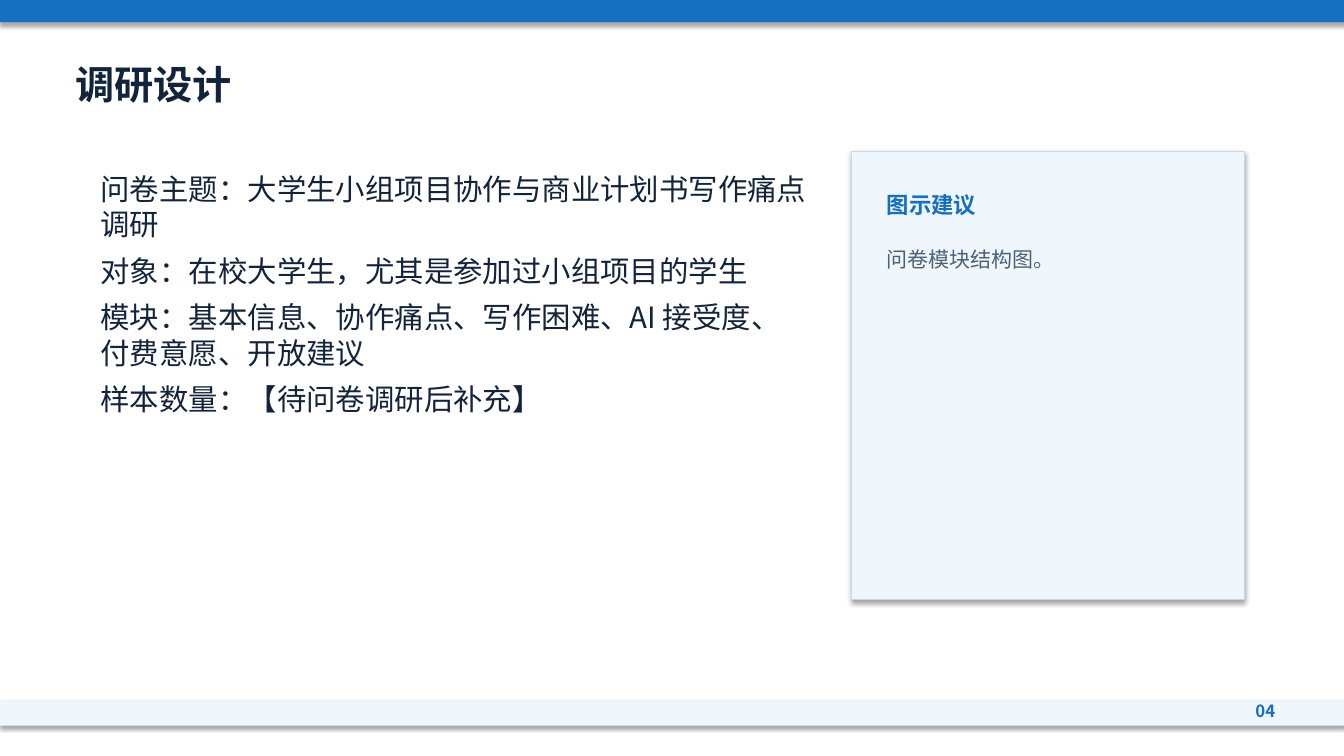
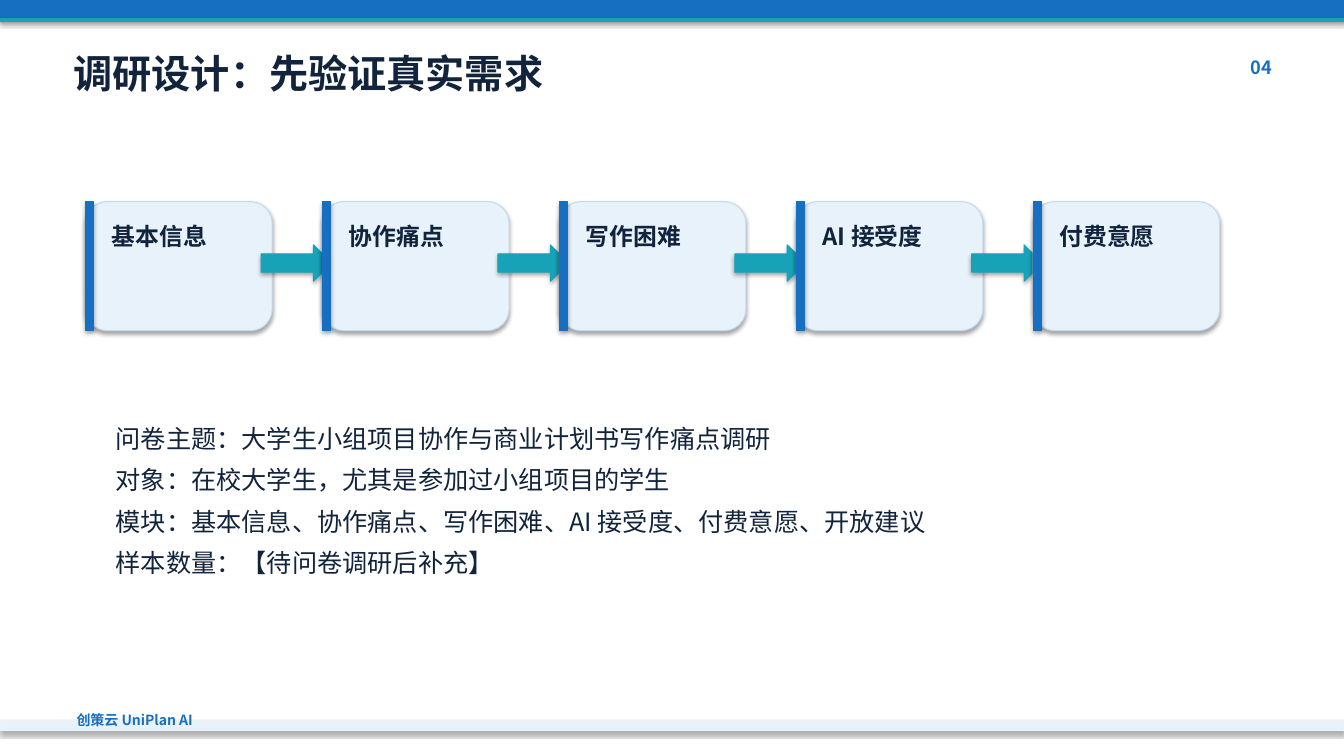
Before and after one commit to heixuan-vsmenghu/Innovation-and-entrepreneurship-project, a slide deck: slide 4 of deliverables/创策云UniPlanAI课堂汇报.pptx. Drawn at 1344x756 pixels with LibreOffice and Linux fonts; fonts in the diff are those of the drawing. Boxes give left, top, right and bottom in pixels: in the first picture for what was removed or moved away, otherwise in the second. Text is boxed around its words. In the diff, an @@ line names an element or a change of style, - is before the commit and + after.

```diff
--- a/deliverables/创策云UniPlanAI课堂汇报.pptx
+++ b/deliverables/创策云UniPlanAI课堂汇报.pptx
@@ rectangle resized from (x1=0, y1=0, x2=1344, y2=22) to (x1=0, y1=0, x2=1344, y2=18) @@
@@ rectangle at (x1=0, y1=0, x2=1344, y2=18): outline none to #176FC1 0.75 pt @@
@@ rectangle resized from (x1=0, y1=701, x2=1344, y2=726) to (x1=0, y1=18, x2=1344, y2=21) @@
@@ rectangle at (x1=0, y1=18, x2=1344, y2=21): fill #EFF6FC to #17A2B8; outline none to #17A2B8 0.75 pt @@
@@ text at (x1=74, y1=54, x2=544, y2=92): text changed @@
-调研设计
+调研设计：先验证真实需求
@@ text "04" moved from (x1=1255, y1=704, x2=1275, y2=717) to (x1=1251, y1=60, x2=1272, y2=75) @@
@@ text "04" at (x1=1251, y1=60, x2=1272, y2=75): size 12 to 13 pt @@
@@ rectangle removed at (x1=852, y1=151, x2=1245, y2=600) @@
@@ rounded rectangle added at (x1=86, y1=202, x2=272, y2=331), fill #E7F2FB, outline #C4DAEE 0.75 pt @@
@@ rectangle added at (x1=86, y1=202, x2=94, y2=331), fill #176FC1, outline #176FC1 0.75 pt @@
@@ rounded rectangle added at (x1=323, y1=202, x2=509, y2=331), fill #E7F2FB, outline #C4DAEE 0.75 pt @@
@@ rectangle added at (x1=323, y1=202, x2=331, y2=331), fill #176FC1, outline #176FC1 0.75 pt @@
@@ rounded rectangle added at (x1=560, y1=202, x2=746, y2=331), fill #E7F2FB, outline #C4DAEE 0.75 pt @@
@@ rectangle added at (x1=560, y1=202, x2=568, y2=331), fill #176FC1, outline #176FC1 0.75 pt @@
@@ rounded rectangle added at (x1=797, y1=202, x2=983, y2=331), fill #E7F2FB, outline #C4DAEE 0.75 pt @@
@@ rectangle added at (x1=797, y1=202, x2=805, y2=331), fill #176FC1, outline #176FC1 0.75 pt @@
@@ text removed at (x1=887, y1=194, x2=976, y2=215) @@
-图示建议
@@ rounded rectangle added at (x1=1033, y1=202, x2=1220, y2=331), fill #E7F2FB, outline #C4DAEE 0.75 pt @@
@@ rectangle added at (x1=1033, y1=202, x2=1042, y2=331), fill #176FC1, outline #176FC1 0.75 pt @@
@@ text added at (x1=112, y1=224, x2=207, y2=247), 17 pt, text #12243C, bold @@
+基本信息
@@ text added at (x1=349, y1=224, x2=444, y2=247), 17 pt, text #12243C, bold @@
+协作痛点
@@ text added at (x1=586, y1=225, x2=681, y2=247), 17 pt, text #12243C, bold @@
+写作困难
@@ text added at (x1=822, y1=224, x2=922, y2=247), 17 pt, text #12243C, bold @@
+AI 接受度
@@ text added at (x1=1059, y1=224, x2=1154, y2=247), 17 pt, text #12243C, bold @@
+付费意愿
@@ right arrow added at (x1=261, y1=245, x2=332, y2=281), fill #17A2B8, outline #17A2B8 0.75 pt @@
@@ right arrow added at (x1=498, y1=245, x2=569, y2=281), fill #17A2B8, outline #17A2B8 0.75 pt @@
@@ right arrow added at (x1=735, y1=245, x2=806, y2=281), fill #17A2B8, outline #17A2B8 0.75 pt @@
@@ text removed at (x1=887, y1=249, x2=1055, y2=269) @@
-问卷模块结构图。
@@ right arrow added at (x1=972, y1=245, x2=1043, y2=281), fill #17A2B8, outline #17A2B8 0.75 pt @@
@@ text "问卷主题：大学生小组项目协作与商业计划书写作痛点调研" moved from (x1=101, y1=175, x2=807, y2=413) to (x1=116, y1=426, x2=926, y2=574) @@
@@ text "问卷主题：大学生小组项目协作与商业计划书写作痛点调研" at (x1=116, y1=426, x2=926, y2=574): size 21 to 18 pt @@
@@ text added at (x1=77, y1=713, x2=193, y2=727), 10 pt, text #176FC1, bold @@
+创策云 UniPlan AI
@@ rectangle added at (x1=0, y1=722, x2=1344, y2=731), fill #E7F2FB, outline #E7F2FB 0.75 pt @@
```
Also in this commit, not shown: 11 other slides changed, 3 slides added, 3 slides removed, 3 other files.
